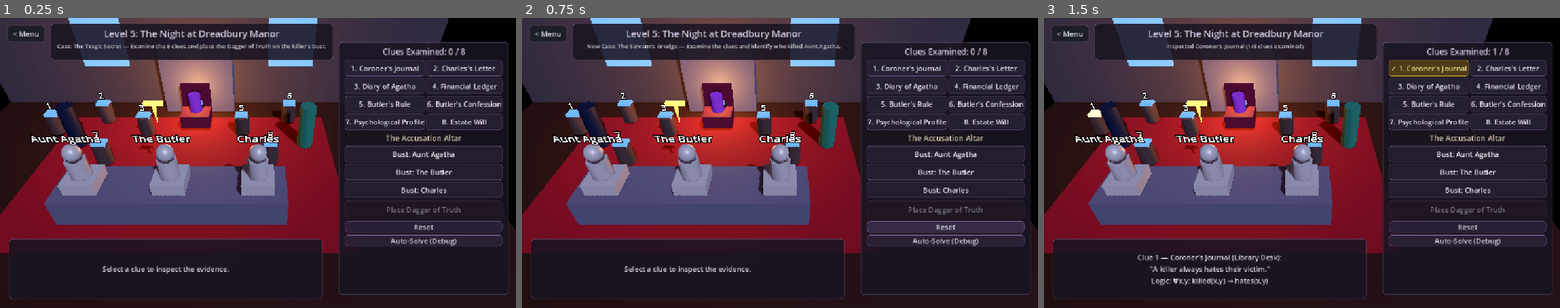
Above: before the commit, frames 1-3 (left to right).
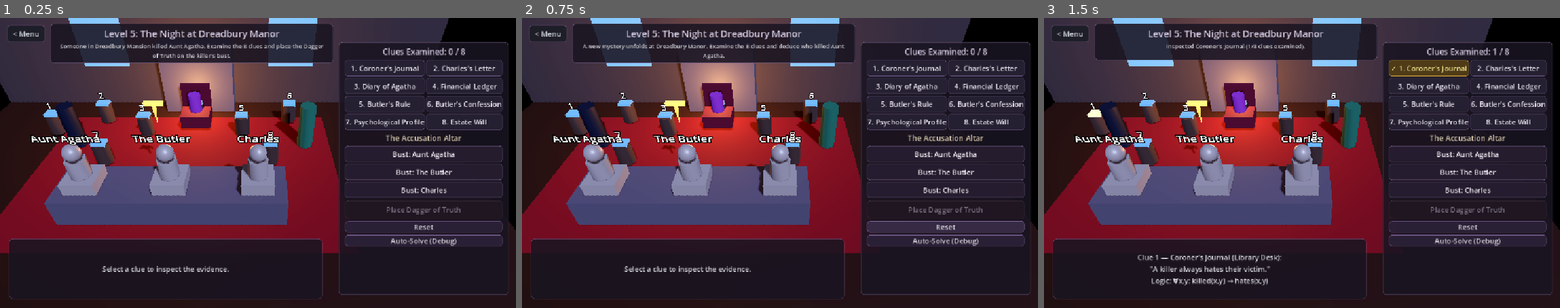
Above: after the commit, the same moments.

Repository: eytschjey/seproject
Game: Godot game, scene res://scenes/levels/Level05_DreadburyManor.tscn
Two runs of this game, one before a commit and one after it. Both use one fixed random seed, a clock stepped at 60 frames per second and the inputs below. This scene is started directly instead of the project's main scene.
Inputs:
- Up to frame 1 (0.25 s): no input
- Up to frame 2 (0.75 s): click "Reset" at 0.5 s
- Up to frame 3 (1.5 s): click "1. Coroner's Journal" at 1.25 s

The runs differ from the first frame. In frame 1, 1.2% of the frame differs, in the area x 9-65%, y 8-16%; in frame 2, 1.1%; in frame 3, nothing differs.

Commit message:
Keep Level 5 case display spoiler-free prior to solving

Diff:
--- a/scripts/levels/Level05Controller.gd
+++ b/scripts/levels/Level05Controller.gd
@@ -82,7 +82,7 @@
 	btn_solve.pressed.connect(_on_solve_pressed)
 	BackToMenuButton.attach($UI/RootControl, Color(0.48, 0.38, 0.54, 0.65))
 	_apply_storm_lighting()
-	status_label.text = "Case: %s — Examine the 8 clues and place the Dagger of Truth on the killer's bust." % logic.get_case_title()
+	status_label.text = "Someone in Dreadbury Mansion killed Aunt Agatha. Examine the 8 clues and place the Dagger of Truth on the killer's bust."
 	_on_state_changed(logic.discovered_clues.duplicate(), logic.selected_clue, logic.selected_suspect)
 
 func _make_box_style(bg: Color, border: Color, border_w: int = 1, radius: int = 5) -> StyleBoxFlat:
@@ -295,7 +295,7 @@
 	suicide_note.visible = false
 	_apply_storm_lighting()
 	clue_label.text = "Select a clue to inspect the evidence."
-	status_label.text = "New Case: %s — Examine the clues and identify who killed Aunt Agatha." % logic.get_case_title()
+	status_label.text = "A new mystery unfolds at Dreadbury Manor. Examine the 8 clues and deduce who killed Aunt Agatha."
 
 func _on_solve_pressed() -> void:
 	if is_auto_solving:
--- a/scripts/logic/DreadburyLogic.gd
+++ b/scripts/logic/DreadburyLogic.gd
@@ -29,6 +29,12 @@
 ]
 
 const CASE_TITLES: Array[String] = [
+	"The Night at Dreadbury Manor",
+	"The Night at Dreadbury Manor",
+	"The Night at Dreadbury Manor",
+]
+
+const VICTORY_TITLES: Array[String] = [
 	"The Tragic Secret",
 	"The Servant's Grudge",
 	"The Heir's Vendetta",
@@ -332,19 +338,19 @@
 	match case_id:
 		Case.AGATHA:
 			return (
-				"MYSTERY SOLVED! (%s)\n" % CASE_TITLES[Case.AGATHA]
+				"MYSTERY SOLVED! (%s)\n" % VICTORY_TITLES[Case.AGATHA]
 				+ "Aunt Agatha killed herself! Placing the Dagger of Truth on Agatha's bust\n"
 				+ "reveals her hidden suicide note. The storm clears and the manor doors swing open!"
 			)
 		Case.BUTLER:
 			return (
-				"MYSTERY SOLVED! (%s)\n" % CASE_TITLES[Case.BUTLER]
+				"MYSTERY SOLVED! (%s)\n" % VICTORY_TITLES[Case.BUTLER]
 				+ "The Butler poisoned Aunt Agatha! Placing the Dagger of Truth on the Butler's bust\n"
 				+ "reveals his hidden confession & poison ledger. Dawn breaks as the curse lifts!"
 			)
 		Case.CHARLES:
 			return (
-				"MYSTERY SOLVED! (%s)\n" % CASE_TITLES[Case.CHARLES]
+				"MYSTERY SOLVED! (%s)\n" % VICTORY_TITLES[Case.CHARLES]
 				+ "Charles murdered Aunt Agatha! Placing the Dagger of Truth on Charles's bust\n"
 				+ "reveals his forged will and vendetta letter. Morning sunlight floods Dreadbury Manor!"
 			)
--- a/tests/TestLevel05Scene.gd
+++ b/tests/TestLevel05Scene.gd
@@ -16,6 +16,11 @@
 	check(s.clue_buttons.size() == 8 and s.clue_nodes.size() == 8, "8 clue buttons and 8 3D clue nodes created")
 	check(s.suspect_buttons.size() == 3 and s.bust_nodes.size() == 3, "3 suspect buttons and 3 3D busts created")
 	check(s.btn_accuse.disabled, "Accuse button disabled before selecting a suspect")
+	var start_status: String = s.status_label.text.to_lower()
+	check(
+		not start_status.contains("servant") and not start_status.contains("heir") and not start_status.contains("tragic") and not start_status.contains("butler") and not start_status.contains("charles"),
+		"Initial status display does not leak the active case outcome"
+	)
 
 	# Inspect Clue 1
 	var initial_case: int = s.logic.active_case
@@ -42,6 +47,11 @@
 	await process_frame
 	check(not s.logic.is_failed and not s.banner.visible and s.logic.discovered_count() == 0, "Reset clears failure and clue progress")
 	check(s.logic.active_case != initial_case, "Reset rotates to a different Dreadbury Manor outcome")
+	var reset_status: String = s.status_label.text.to_lower()
+	check(
+		not reset_status.contains("servant") and not reset_status.contains("heir") and not reset_status.contains("tragic") and not reset_status.contains("butler") and not reset_status.contains("charles"),
+		"Post-reset status display does not leak the active case outcome"
+	)
 
 	# Test Auto-Solver (pause and resume) on the new outcome
 	var target_killer: int = s.logic.solve_killer()
Not shown, changed: HANDOVER.md
Not shown, changed: docs/backlog.md
Not shown, changed: docs/requirements.md
Not shown, changed: docs/user_stories.md
